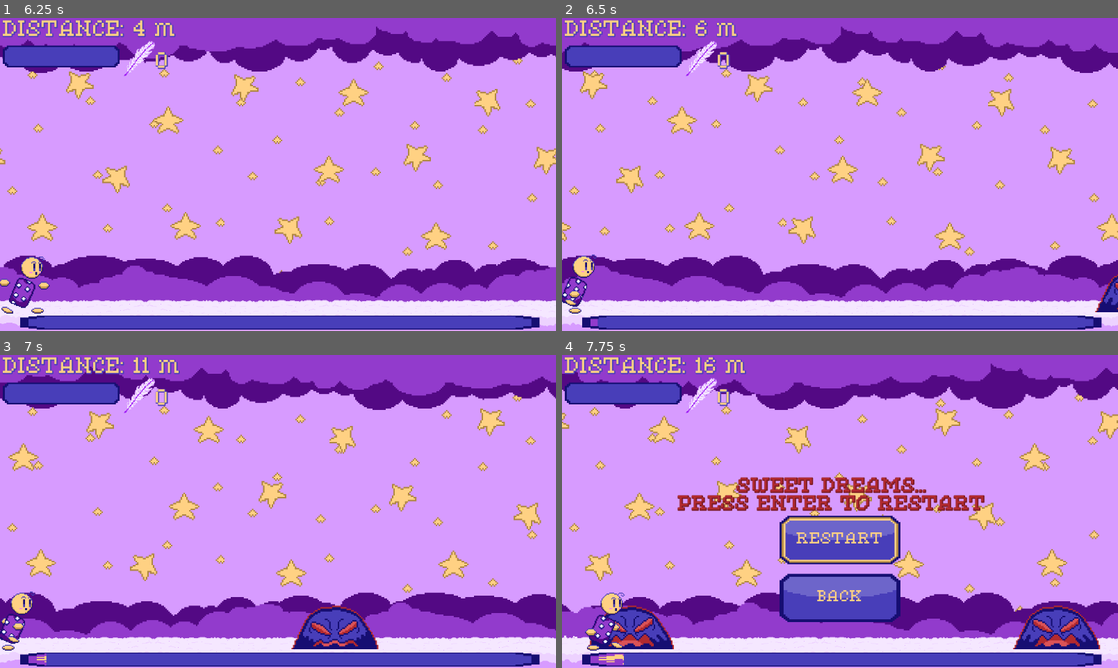
Above: before the commit, frames 1-4 (two rows, left to right).
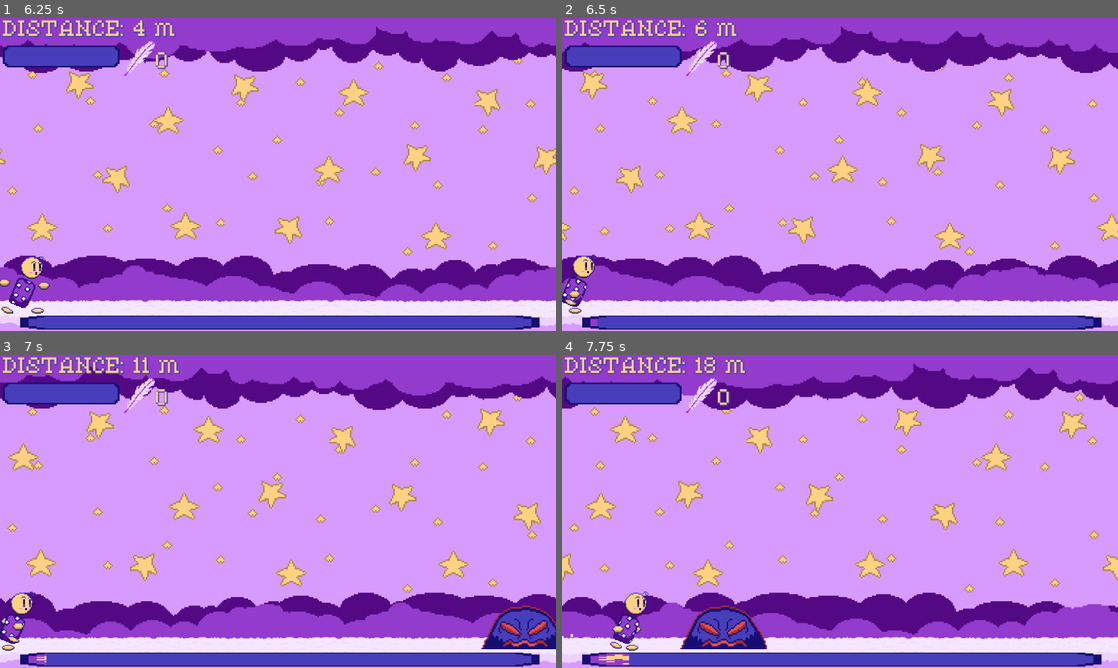
Above: after the commit, the same moments.

Repository: jacio-m/DreamRunner
Game: Godot game, scene res://HUD/main_menu.tscn
Two runs of this game, one before a commit and one after it. Both use one fixed random seed, a clock stepped at 60 frames per second and the inputs below. Sound files missing from this copy of the repository are replaced by a short silence.
Inputs:
- Up to frame 1 (6.25 s): tap Enter (ui_accept) at 0.5, 0.77, 1.52, 3.02, 3.5, 3.77, 4.52, 5.75, 6.02 s; hold Right (ui_right) 0.53-2.03 s; hold Left (ui_left) 2.03-2.78 s; hold Right (ui_right) 2.78-4.28 s; hold Left (ui_left) 4.28-5.03 s; hold Right (ui_right) 5.03-5.78 s; hold Left (ui_left) from 5.78 s (still down)
- Up to frame 2 (6.5 s): keep holding Left (ui_left)
- Up to frame 3 (7 s): keep holding Left (ui_left); tap Enter (ui_accept) at 6.77 s
- Up to frame 4 (7.75 s): release Left (ui_left) at 7.28 s; hold Right (ui_right) from 7.28 s (still down); tap Enter (ui_accept) at 7.52 s

Frame 1 is identical in both runs. In frame 2, 0.3% of the frame differs, in the area x 95-100%, y 82-94%; in frame 3, 3.1%; in frame 4, 27%, in the area x 0-100%, y 0-100%.

Commit message:
Improved All Buttons Behavior
Fixed a bug where spamming buttons triggered sounds repeatedly. All buttons now should disable on press, showing the correct texture and preventing spam or any problem.

Diff:
--- a/HUD/Tutorial/tutorial1.gd
+++ b/HUD/Tutorial/tutorial1.gd
@@ -14,6 +14,5 @@
 func next():
 	MusicManager.play_SFX("res://Sounds/entersound.ogg")
 	$BackButton.release_focus()
-	var pressed_style = $BackButton.get("theme_override_styles/pressed")
-	$BackButton.add_theme_stylebox_override("normal", pressed_style)
+	$BackButton.disabled = true
 	FadeAnimation.fade_to_scene("res://HUD/Tutorial/tutorial2.tscn")
--- a/HUD/Tutorial/tutorial1.tscn
+++ b/HUD/Tutorial/tutorial1.tscn
@@ -37,6 +37,9 @@
 [sub_resource type="StyleBoxTexture" id="StyleBoxTexture_gjqde"]
 texture = ExtResource("6_e3s5v")
 
+[sub_resource type="StyleBoxTexture" id="StyleBoxTexture_k8psr"]
+texture = ExtResource("7_iq1kt")
+
 [sub_resource type="StyleBoxTexture" id="StyleBoxTexture_vvalj"]
 texture = ExtResource("7_iq1kt")
 
@@ -272,12 +275,14 @@
 grow_horizontal = 2
 grow_vertical = 2
 mouse_filter = 2
+theme_override_colors/font_disabled_color = Color(1, 0.819608, 0.513726, 1)
 theme_override_colors/font_color = Color(1, 0.819608, 0.513726, 1)
 theme_override_colors/font_focus_color = Color(1, 0.819608, 0.513726, 1)
 theme_override_colors/font_pressed_color = Color(1, 0.819608, 0.513726, 1)
 theme_override_fonts/font = ExtResource("3_0r27a")
 theme_override_font_sizes/font_size = 30
 theme_override_styles/focus = SubResource("StyleBoxTexture_gjqde")
+theme_override_styles/disabled = SubResource("StyleBoxTexture_k8psr")
 theme_override_styles/pressed = SubResource("StyleBoxTexture_vvalj")
 theme_override_styles/normal = SubResource("StyleBoxTexture_62lem")
 text = "NEXT"
--- a/HUD/Tutorial/tutorial2.gd
+++ b/HUD/Tutorial/tutorial2.gd
@@ -8,6 +8,5 @@
 func next():
 	MusicManager.play_SFX("res://Sounds/entersound.ogg")
 	$BackButton.release_focus()
-	var pressed_style = $BackButton.get("theme_override_styles/pressed")
-	$BackButton.add_theme_stylebox_override("normal", pressed_style)
+	$BackButton.disabled = true
 	FadeAnimation.fade_to_scene("res://HUD/Tutorial/tutorial3.tscn")
--- a/HUD/Tutorial/tutorial2.tscn
+++ b/HUD/Tutorial/tutorial2.tscn
@@ -18,6 +18,9 @@
 [sub_resource type="StyleBoxTexture" id="StyleBoxTexture_7vyld"]
 texture = ExtResource("6_58ypa")
 
+[sub_resource type="StyleBoxTexture" id="StyleBoxTexture_k8psr"]
+texture = ExtResource("7_et5in")
+
 [sub_resource type="StyleBoxTexture" id="StyleBoxTexture_eoxxb"]
 texture = ExtResource("7_et5in")
 
@@ -204,12 +207,14 @@
 grow_horizontal = 2
 grow_vertical = 2
 mouse_filter = 2
+theme_override_colors/font_disabled_color = Color(1, 0.819608, 0.513726, 1)
 theme_override_colors/font_color = Color(1, 0.819608, 0.513726, 1)
 theme_override_colors/font_focus_color = Color(1, 0.819608, 0.513726, 1)
 theme_override_colors/font_pressed_color = Color(1, 0.819608, 0.513726, 1)
 theme_override_fonts/font = ExtResource("2_nyhov")
 theme_override_font_sizes/font_size = 30
 theme_override_styles/focus = SubResource("StyleBoxTexture_7vyld")
+theme_override_styles/disabled = SubResource("StyleBoxTexture_k8psr")
 theme_override_styles/pressed = SubResource("StyleBoxTexture_eoxxb")
 theme_override_styles/normal = SubResource("StyleBoxTexture_eo84y")
 text = "NEXT"
--- a/HUD/Tutorial/tutorial3.gd
+++ b/HUD/Tutorial/tutorial3.gd
@@ -13,6 +13,5 @@
 func back():
 	MusicManager.play_SFX("res://Sounds/entersound.ogg")
 	$BackButton.release_focus()
-	var pressed_style = $BackButton.get("theme_override_styles/pressed")
-	$BackButton.add_theme_stylebox_override("normal", pressed_style)
+	$BackButton.disabled = true
 	FadeAnimation.fade_to_scene("res://HUD/mode_select.tscn")
--- a/HUD/Tutorial/tutorial3.tscn
+++ b/HUD/Tutorial/tutorial3.tscn
@@ -207,12 +207,14 @@
 grow_horizontal = 2
 grow_vertical = 2
 mouse_filter = 2
+theme_override_colors/font_disabled_color = Color(1, 0.819608, 0.513726, 1)
 theme_override_colors/font_color = Color(1, 0.819608, 0.513726, 1)
 theme_override_colors/font_focus_color = Color(1, 0.819608, 0.513726, 1)
 theme_override_colors/font_pressed_color = Color(1, 0.819608, 0.513726, 1)
 theme_override_fonts/font = ExtResource("2_eyycq")
 theme_override_font_sizes/font_size = 30
 theme_override_styles/focus = SubResource("StyleBoxTexture_obdt1")
+theme_override_styles/disabled = SubResource("StyleBoxTexture_k8psr")
 theme_override_styles/pressed = SubResource("StyleBoxTexture_k8psr")
 theme_override_styles/normal = SubResource("StyleBoxTexture_5qalk")
 text = "BACK"
--- a/HUD/config_screen.gd
+++ b/HUD/config_screen.gd
@@ -12,6 +12,5 @@
 func main_menu():
 	MusicManager.play_SFX("res://Sounds/entersound.ogg")
 	$VolumeSliders/BackButton.release_focus()
-	var pressed_style = $VolumeSliders/BackButton.get("theme_override_styles/pressed")
-	$VolumeSliders/BackButton.add_theme_stylebox_override("normal", pressed_style)
+	$VolumeSliders/BackButton.disabled = true
 	FadeAnimation.fade_to_scene("res://HUD/main_menu.tscn")
--- a/HUD/config_screen.tscn
+++ b/HUD/config_screen.tscn
@@ -91,6 +91,9 @@
 [sub_resource type="StyleBoxTexture" id="StyleBoxTexture_nvavp"]
 texture = ExtResource("6_uqe8c")
 
+[sub_resource type="StyleBoxTexture" id="StyleBoxTexture_llogi"]
+texture = ExtResource("5_wiqho")
+
 [sub_resource type="StyleBoxTexture" id="StyleBoxTexture_wiqho"]
 texture = ExtResource("5_wiqho")
 
@@ -241,12 +244,14 @@
 custom_minimum_size = Vector2(0, 200)
 layout_mode = 2
 mouse_filter = 2
+theme_override_colors/font_disabled_color = Color(1, 0.819608, 0.513726, 1)
 theme_override_colors/font_color = Color(1, 0.819608, 0.513726, 1)
 theme_override_colors/font_focus_color = Color(1, 0.819608, 0.513726, 1)
 theme_override_colors/font_pressed_color = Color(1, 0.819608, 0.513726, 1)
 theme_override_fonts/font = ExtResource("3_lul8w")
 theme_override_font_sizes/font_size = 30
 theme_override_styles/focus = SubResource("StyleBoxTexture_nvavp")
+theme_override_styles/disabled = SubResource("StyleBoxTexture_llogi")
 theme_override_styles/pressed = SubResource("StyleBoxTexture_wiqho")
 theme_override_styles/normal = SubResource("StyleBoxTexture_uqe8c")
 text = "BACK"
--- a/HUD/gameOverButton.gd
+++ b/HUD/gameOverButton.gd
@@ -1,14 +1,19 @@
 extends VBoxContainer
 
 func _ready():
+	$Button.grab_focus()
 	$Button.pressed.connect(restart)
 	$MenuButton.pressed.connect(back)
 
 func restart():
+	$Button.disabled = true
+	$Button.release_focus()
 	MusicManager.play_SFX("res://Sounds/entersound.ogg")
 	FadeAnimation.fade_to_scene(get_tree().current_scene.scene_file_path)
 
 func back():
+	$MenuButton.disabled = true
+	$MenuButton.release_focus()
 	MusicManager.play_SFX("res://Sounds/entersound.ogg")
 	if get_tree().current_scene.scene_file_path == "res://Levels/Scenes/main.tscn":
 		FadeAnimation.fade_to_scene("res://HUD/mode_select.tscn")
--- a/HUD/game_over.tscn
+++ b/HUD/game_over.tscn
@@ -8,6 +8,9 @@
 
 [sub_resource type="StyleBoxTexture" id="StyleBoxTexture_16by7"]
 texture = ExtResource("2_fox26")
+
+[sub_resource type="StyleBoxTexture" id="StyleBoxTexture_llogi"]
+texture = ExtResource("3_u3met")
 
 [sub_resource type="StyleBoxTexture" id="StyleBoxTexture_k545t"]
 texture = ExtResource("3_u3met")
@@ -59,12 +62,14 @@
 custom_minimum_size = Vector2(0, 200)
 layout_mode = 2
 mouse_filter = 2
+theme_override_colors/font_disabled_color = Color(1, 0.819608, 0.513726, 1)
 theme_override_colors/font_color = Color(1, 0.819608, 0.513726, 1)
 theme_override_colors/font_focus_color = Color(1, 0.819608, 0.513726, 1)
 theme_override_colors/font_pressed_color = Color(1, 0.819608, 0.513726, 1)
 theme_override_fonts/font = ExtResource("1_qrorf")
 theme_override_font_sizes/font_size = 30
 theme_override_styles/focus = SubResource("StyleBoxTexture_16by7")
+theme_override_styles/disabled = SubResource("StyleBoxTexture_llogi")
 theme_override_styles/pressed = SubResource("StyleBoxTexture_k545t")
 theme_override_styles/normal = SubResource("StyleBoxTexture_jpo0a")
 text = "RESTART"
@@ -73,12 +78,14 @@
 custom_minimum_size = Vector2(250, 200)
 layout_mode = 2
 mouse_filter = 2
+theme_override_colors/font_disabled_color = Color(1, 0.819608, 0.513726, 1)
 theme_override_colors/font_color = Color(1, 0.819608, 0.513726, 1)
 theme_override_colors/font_focus_color = Color(1, 0.819608, 0.513726, 1)
 theme_override_colors/font_pressed_color = Color(1, 0.819608, 0.513726, 1)
 theme_override_fonts/font = ExtResource("1_qrorf")
 theme_override_font_sizes/font_size = 30
 theme_override_styles/focus = SubResource("StyleBoxTexture_fox26")
+theme_override_styles/disabled = SubResource("StyleBoxTexture_llogi")
 theme_override_styles/pressed = SubResource("StyleBoxTexture_u3met")
 theme_override_styles/normal = SubResource("StyleBoxTexture_h62o8")
 text = "BACK"
--- a/HUD/hud.tscn
+++ b/HUD/hud.tscn
@@ -91,6 +91,7 @@
 texture = ExtResource("8_6dvid")
 
 [node name="StageClear" type="TextureProgressBar" parent="."]
+visible = false
 offset_left = 42.0
 offset_top = 616.0
 offset_right = 1118.0
--- a/HUD/main_menu.tscn
+++ b/HUD/main_menu.tscn
@@ -45,6 +45,9 @@
 [sub_resource type="StyleBoxTexture" id="StyleBoxTexture_gf600"]
 texture = ExtResource("9_rdytk")
 
+[sub_resource type="StyleBoxTexture" id="StyleBoxTexture_llogi"]
+texture = ExtResource("8_tukxf")
+
 [sub_resource type="StyleBoxTexture" id="StyleBoxTexture_tukxf"]
 texture = ExtResource("8_tukxf")
 
@@ -190,11 +193,13 @@
 custom_minimum_size = Vector2(0, 65)
 layout_mode = 2
 mouse_filter = 2
+theme_override_colors/font_disabled_color = Color(1, 0.819608, 0.513726, 1)
 theme_override_colors/font_color = Color(1, 0.819608, 0.513726, 1)
 theme_override_colors/font_focus_color = Color(1, 0.819608, 0.513726, 1)
 theme_override_colors/font_pressed_color = Color(1, 0.819608, 0.513726, 1)
 theme_override_fonts/font = ExtResource("7_xudqj")
 theme_override_styles/focus = SubResource("StyleBoxTexture_gf600")
+theme_override_styles/disabled = SubResource("StyleBoxTexture_llogi")
 theme_override_styles/pressed = SubResource("StyleBoxTexture_tukxf")
 theme_override_styles/normal = SubResource("StyleBoxTexture_rdytk")
 text = "PLAY"
@@ -203,11 +208,13 @@
 custom_minimum_size = Vector2(0, 65)
 layout_mode = 2
 mouse_filter = 2
+theme_override_colors/font_disabled_color = Color(1, 0.819608, 0.513726, 1)
 theme_override_colors/font_color = Color(1, 0.819608, 0.513726, 1)
 theme_override_colors/font_focus_color = Color(1, 0.819608, 0.513726, 1)
 theme_override_colors/font_pressed_color = Color(1, 0.819608, 0.513726, 1)
 theme_override_fonts/font = ExtResource("7_xudqj")
 theme_override_styles/focus = SubResource("StyleBoxTexture_gf600")
+theme_override_styles/disabled = SubResource("StyleBoxTexture_llogi")
 theme_override_styles/pressed = SubResource("StyleBoxTexture_tukxf")
 theme_override_styles/normal = SubResource("StyleBoxTexture_rdytk")
 text = "SHOP"
@@ -216,11 +223,13 @@
 custom_minimum_size = Vector2(0, 65)
 layout_mode = 2
 mouse_filter = 2
+theme_override_colors/font_disabled_color = Color(1, 0.819608, 0.513726, 1)
 theme_override_colors/font_color = Color(1, 0.819608, 0.513726, 1)
 theme_override_colors/font_focus_color = Color(1, 0.819608, 0.513726, 1)
 theme_override_colors/font_pressed_color = Color(1, 0.819608, 0.513726, 1)
 theme_override_fonts/font = ExtResource("7_xudqj")
 theme_override_styles/focus = SubResource("StyleBoxTexture_4rt0k")
+theme_override_styles/disabled = SubResource("StyleBoxTexture_llogi")
 theme_override_styles/pressed = SubResource("StyleBoxTexture_4bpgo")
 theme_override_styles/normal = SubResource("StyleBoxTexture_t7sjn")
 text = "SETTINGS"
@@ -229,11 +238,13 @@
 custom_minimum_size = Vector2(0, 65)
 layout_mode = 2
 mouse_filter = 2
+theme_override_colors/font_disabled_color = Color(1, 0.819608, 0.513726, 1)
 theme_override_colors/font_color = Color(1, 0.819608, 0.513726, 1)
 theme_override_colors/font_focus_color = Color(1, 0.819608, 0.513726, 1)
 theme_override_colors/font_pressed_color = Color(1, 0.819608, 0.513726, 1)
 theme_override_fonts/font = ExtResource("7_xudqj")
 theme_override_styles/focus = SubResource("StyleBoxTexture_4rt0k")
+theme_override_styles/disabled = SubResource("StyleBoxTexture_llogi")
 theme_override_styles/pressed = SubResource("StyleBoxTexture_4bpgo")
 theme_override_styles/normal = SubResource("StyleBoxTexture_t7sjn")
 text = "QUIT"
--- a/HUD/menu_buttons.gd
+++ b/HUD/menu_buttons.gd
@@ -12,29 +12,25 @@
 func play_game():
 	MusicManager.play_SFX("res://Sounds/entersound.ogg")
 	$PlayButton.release_focus()
-	var pressed_style = $PlayButton.get("theme_override_styles/pressed")
-	$PlayButton.add_theme_stylebox_override("normal", pressed_style)
+	$PlayButton.disabled = true
 	FadeAnimation.fade_to_scene("res://HUD/mode_select.tscn")
 
 func shop_scene():
 	MusicManager.play_SFX("res://Sounds/entersound.ogg")
 	$ShopButton.release_focus()
-	var pressed_style = $ShopButton.get("theme_override_styles/pressed")
-	$ShopButton.add_theme_stylebox_override("normal", pressed_style)
+	$ShopButton.disabled = true
 	FadeAnimation.fade_to_scene("res://HUD/shop.tscn")
 
 func config_scene():
 	MusicManager.play_SFX("res://Sounds/entersound.ogg")
 	$ConfigButton.release_focus()
-	var pressed_style = $ConfigButton.get("theme_override_styles/pressed")
-	$ConfigButton.add_theme_stylebox_override("normal", pressed_style)
+	$ConfigButton.disabled = true
 	FadeAnimation.fade_to_scene("res://HUD/config_screen.tscn")
 
 func quit_game():
 	MusicManager.play_SFX("res://Sounds/entersound.ogg")
 	$QuitButton.release_focus()
-	var pressed_style = $ConfigButton.get("theme_override_styles/pressed")
-	$QuitButton.add_theme_stylebox_override("normal", pressed_style)
+	$QuitButton.disabled = true
 	FadeAnimation.quit_game()
 
 func _on_play_button_focus_entered():
--- a/HUD/mode_buttons.gd
+++ b/HUD/mode_buttons.gd
@@ -12,29 +12,25 @@
 func play_campaign():
 	MusicManager.play_SFX("res://Sounds/entersound.ogg")
 	$CampaignButton.release_focus()
-	var pressed_style = $CampaignButton.get("theme_override_styles/pressed")
-	$CampaignButton.add_theme_stylebox_override("normal", pressed_style)
+	$CampaignButton.disabled = true
 	FadeAnimation.fade_to_scene("res://HUD/stage_selection.tscn")
 
 func play_endless():
 	MusicManager.play_SFX("res://Sounds/entersound.ogg")
 	$EndlessButton.release_focus()
-	var pressed_style = $EndlessButton.get("theme_override_styles/pressed")
-	$EndlessButton.add_theme_stylebox_override("normal", pressed_style)
+	$EndlessButton.disabled = true
 	FadeAnimation.fade_to_scene("res://Levels/Scenes/main.tscn")
 
 func tutorial_scene():
 	MusicManager.play_SFX("res://Sounds/entersound.ogg")
 	$TutorialButton.release_focus()
-	var pressed_style = $TutorialButton.get("theme_override_styles/pressed")
-	$TutorialButton.add_theme_stylebox_override("normal", pressed_style)
+	$TutorialButton.disabled = true
 	FadeAnimation.fade_to_scene("res://HUD/Tutorial/tutorial1.tscn")
 
 func main_menu():
 	MusicManager.play_SFX("res://Sounds/entersound.ogg")
 	$BackButton.release_focus()
-	var pressed_style = $BackButton.get("theme_override_styles/pressed")
-	$BackButton.add_theme_stylebox_override("normal", pressed_style)
+	$BackButton.disabled = true
 	FadeAnimation.fade_to_scene("res://HUD/main_menu.tscn")
 
 func _on_campaign_button_focus_entered():
--- a/HUD/mode_select.tscn
+++ b/HUD/mode_select.tscn
@@ -16,6 +16,9 @@
 
 [sub_resource type="StyleBoxTexture" id="StyleBoxTexture_clbg3"]
 texture = ExtResource("3_mxm33")
+
+[sub_resource type="StyleBoxTexture" id="StyleBoxTexture_llogi"]
+texture = ExtResource("4_wc452")
 
 [sub_resource type="StyleBoxTexture" id="StyleBoxTexture_nx2fo"]
 texture = ExtResource("4_wc452")
@@ -121,11 +124,13 @@
 custom_minimum_size = Vector2(0, 65)
 layout_mode = 2
 mouse_filter = 2
+theme_override_colors/font_disabled_color = Color(1, 0.819608, 0.513726, 1)
 theme_override_colors/font_color = Color(1, 0.819608, 0.513726, 1)
 theme_override_colors/font_focus_color = Color(1, 0.819608, 0.513726, 1)
 theme_override_colors/font_pressed_color = Color(1, 0.819608, 0.513726, 1)
 theme_override_fonts/font = ExtResource("2_a047b")
 theme_override_styles/focus = SubResource("StyleBoxTexture_clbg3")
+theme_override_styles/disabled = SubResource("StyleBoxTexture_llogi")
 theme_override_styles/pressed = SubResource("StyleBoxTexture_nx2fo")
 theme_override_styles/normal = SubResource("StyleBoxTexture_uvf1e")
 text = "CAMPAIGN"
@@ -134,11 +139,13 @@
 custom_minimum_size = Vector2(0, 65)
 layout_mode = 2
 mouse_filter = 2
+theme_override_colors/font_disabled_color = Color(1, 0.819608, 0.513726, 1)
 theme_override_colors/font_color = Color(1, 0.819608, 0.513726, 1)
 theme_override_colors/font_focus_color = Color(1, 0.819608, 0.513726, 1)
 theme_override_colors/font_pressed_color = Color(1, 0.819608, 0.513726, 1)
 theme_override_fonts/font = ExtResource("2_a047b")
 theme_override_styles/focus = SubResource("StyleBoxTexture_clbg3")
+theme_override_styles/disabled = SubResource("StyleBoxTexture_llogi")
 theme_override_styles/pressed = SubResource("StyleBoxTexture_nx2fo")
 theme_override_styles/normal = SubResource("StyleBoxTexture_uvf1e")
 text = "ENDLESS"
@@ -147,11 +154,13 @@
 custom_minimum_size = Vector2(0, 65)
 layout_mode = 2
 mouse_filter = 2
+theme_override_colors/font_disabled_color = Color(1, 0.819608, 0.513726, 1)
 theme_override_colors/font_color = Color(1, 0.819608, 0.513726, 1)
 theme_override_colors/font_focus_color = Color(1, 0.819608, 0.513726, 1)
 theme_override_colors/font_pressed_color = Color(1, 0.819608, 0.513726, 1)
 theme_override_fonts/font = ExtResource("2_a047b")
 theme_override_styles/focus = SubResource("StyleBoxTexture_c4y5g")
+theme_override_styles/disabled = SubResource("StyleBoxTexture_llogi")
 theme_override_styles/pressed = SubResource("StyleBoxTexture_mq7mh")
 theme_override_styles/normal = SubResource("StyleBoxTexture_pwqg3")
 text = "TUTORIAL"
@@ -160,11 +169,13 @@
 custom_minimum_size = Vector2(0, 65)
 layout_mode = 2
 mouse_filter = 2
+theme_override_colors/font_disabled_color = Color(1, 0.819608, 0.513726, 1)
 theme_override_colors/font_color = Color(1, 0.819608, 0.513726, 1)
 theme_override_colors/font_focus_color = Color(1, 0.819608, 0.513726, 1)
 theme_override_colors/font_pressed_color = Color(1, 0.819608, 0.513726, 1)
 theme_override_fonts/font = ExtResource("2_a047b")
 theme_override_styles/focus = SubResource("StyleBoxTexture_c4y5g")
+theme_override_styles/disabled = SubResource("StyleBoxTexture_llogi")
 theme_override_styles/pressed = SubResource("StyleBoxTexture_mq7mh")
 theme_override_styles/normal = SubResource("StyleBoxTexture_pwqg3")
 text = "BACK"
--- a/HUD/stage_selection.tscn
+++ b/HUD/stage_selection.tscn
@@ -22,9 +22,6 @@
 expand_margin_top = 45.0
 expand_margin_bottom = 45.0
 
-[sub_resource type="StyleBoxTexture" id="StyleBoxTexture_swy5m"]
-texture = ExtResource("4_am3uf")
-
 [sub_resource type="StyleBoxTexture" id="StyleBoxTexture_k1shu"]
 texture = ExtResource("4_am3uf")
 expand_margin_top = 45.0
@@ -160,7 +157,7 @@
 theme_override_fonts/font = ExtResource("2_xbaqf")
 theme_override_font_sizes/font_size = 30
 theme_override_styles/focus = SubResource("StyleBoxTexture_vmj5m")
-theme_override_styles/disabled = SubResource("StyleBoxTexture_swy5m")
+theme_override_styles/disabled = SubResource("StyleBoxTexture_k1shu")
 theme_override_styles/pressed = SubResource("StyleBoxTexture_k1shu")
 theme_override_styles/normal = SubResource("StyleBoxTexture_ihosy")
 text = "1-1"
@@ -323,12 +320,14 @@
 custom_minimum_size = Vector2(170, 50)
 layout_mode = 2
 mouse_filter = 2
-theme_override_colors/font_color = Color(1, 0.819608, 0.513726, 1)
-theme_override_colors/font_focus_color = Color(1, 0.819608, 0.513726, 1)
-theme_override_colors/font_pressed_color = Color(1, 0.819608, 0.513726, 1)
-theme_override_fonts/font = ExtResource("2_xbaqf")
-theme_override_font_sizes/font_size = 30
-theme_override_styles/focus = SubResource("StyleBoxTexture_vmj5m")
+theme_override_colors/font_disabled_color = Color(1, 0.819608, 0.513726, 1)
+theme_override_colors/font_color = Color(1, 0.819608, 0.513726, 1)
+theme_override_colors/font_focus_color = Color(1, 0.819608, 0.513726, 1)
+theme_override_colors/font_pressed_color = Color(1, 0.819608, 0.513726, 1)
+theme_override_fonts/font = ExtResource("2_xbaqf")
+theme_override_font_sizes/font_size = 30
+theme_override_styles/focus = SubResource("StyleBoxTexture_vmj5m")
+theme_override_styles/disabled = SubResource("StyleBoxTexture_k1shu")
 theme_override_styles/pressed = SubResource("StyleBoxTexture_k1shu")
 theme_override_styles/normal = SubResource("StyleBoxTexture_ihosy")
 text = "BACK"
--- a/HUD/stage_selection_container.gd
+++ b/HUD/stage_selection_container.gd
@@ -21,24 +21,21 @@
 func play1_1():
 	MusicManager.play_SFX("res://Sounds/entersound.ogg")
 	$"UpRow/1-1".release_focus()
-	var pressed_style = $"UpRow/1-1".get("theme_override_styles/pressed")
-	$"UpRow/1-1".add_theme_stylebox_override("normal", pressed_style)
+	$"UpRow/1-1".disabled = true
 	FadeAnimation.fade_to_scene("res://Levels/Scenes/1_1.tscn")
 
 func play1_2():
 	MusicManager.play_SFX("res://Sounds/entersound.ogg")
 	$"UpRow/1-2".release_focus()
-	var pressed_style = $"UpRow/1-2".get("theme_override_styles/pressed")
-	$"UpRow/1-2".add_theme_stylebox_override("normal", pressed_style)
+	$"UpRow/1-2".disabled = true
 	FadeAnimation.fade_to_scene("res://Levels/Scenes/1_2.tscn")
 	$"UpRow/1-1".disabled = true
 
 func back():
 	MusicManager.play_SFX("res://Sounds/entersound.ogg")
 	$Back/BackButton.release_focus()
+	$Back/BackButton.disabled = true
 	$"UpRow/1-1".disabled = true
-	var pressed_style = $Back/BackButton.get("theme_override_styles/pressed")
-	$Back/BackButton.add_theme_stylebox_override("normal", pressed_style)
 	FadeAnimation.fade_to_scene("res://HUD/mode_select.tscn")
 
 func lock_stages():
--- a/Levels/Scripts/1_1.gd
+++ b/Levels/Scripts/1_1.gd
@@ -179,7 +179,7 @@
 			var obs = obstacle_type.instantiate()
 			var obs_height = obs.get_node("AnimatedSprite2D").sprite_frames.get_frame_texture("Enemy Idle", 0).get_size().y
 			var obs_scale = obs.get_node("AnimatedSprite2D").scale
-			var obs_x : int = $Camera2D.position.x + screen_size.x + randi_range(50, 300)
+			var obs_x : int = $Camera2D.position.x + screen_size.x + randi_range(50, 1000)
 			var obs_y : int = screen_size.y - ground_height - (obs_height * obs_scale.y / 2) + 25
 			last_obs = obs
 			add_obs(obs, obs_x, obs_y)
--- a/Levels/Scripts/1_2.gd
+++ b/Levels/Scripts/1_2.gd
@@ -180,7 +180,7 @@
 			var obs = obstacle_type.instantiate()
 			var obs_height = obs.get_node("AnimatedSprite2D").sprite_frames.get_frame_texture("Enemy Idle", 0).get_size().y
 			var obs_scale = obs.get_node("AnimatedSprite2D").scale
-			var obs_x : int = $Camera2D.position.x + screen_size.x + randi_range(50, 300)
+			var obs_x : int = $Camera2D.position.x + screen_size.x + randi_range(50, 1000)
 			var obs_y : int = screen_size.y - ground_height - (obs_height * obs_scale.y / 2) + 25
 			last_obs = obs
 			add_obs(obs, obs_x, obs_y)
Not shown: 1 places in HUD/Tutorial/tutorial1.tscn that only renumber resources
Not shown: 1 places in HUD/Tutorial/tutorial2.tscn that only renumber resources
Not shown: 1 places in HUD/config_screen.tscn that only renumber resources
Not shown: 1 places in HUD/game_over.tscn that only renumber resources
Not shown: 1 places in HUD/main_menu.tscn that only renumber resources
Not shown: 1 places in HUD/mode_select.tscn that only renumber resources
Not shown: 1 places in HUD/stage_selection.tscn that only renumber resources
